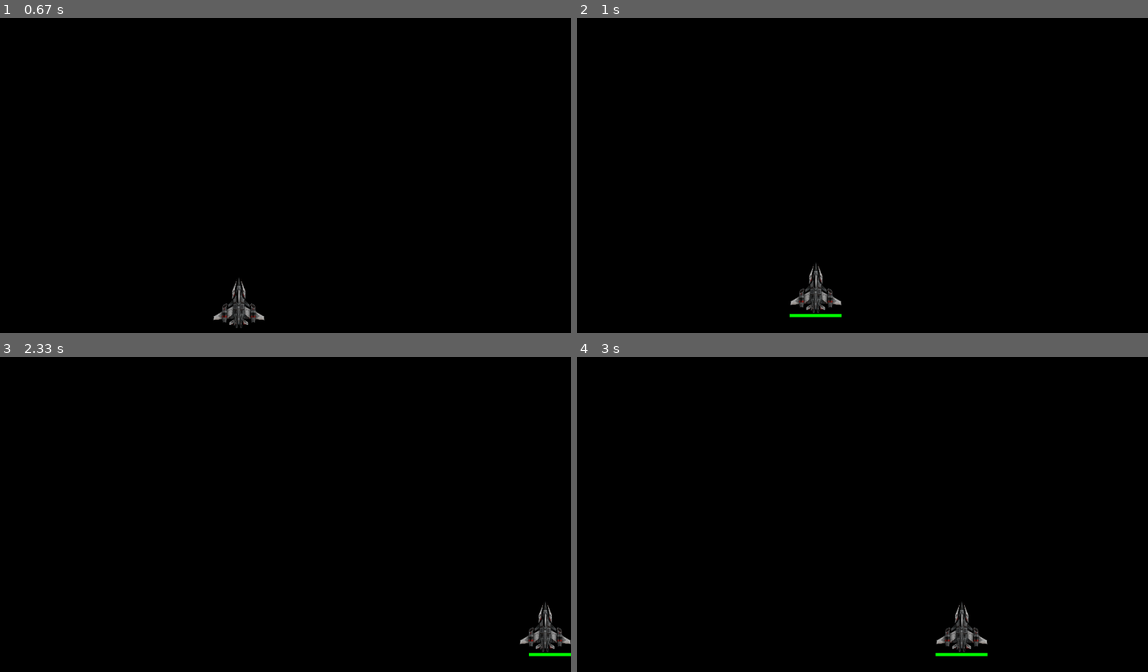
Above: before the commit, frames 1-4 (two rows, left to right).
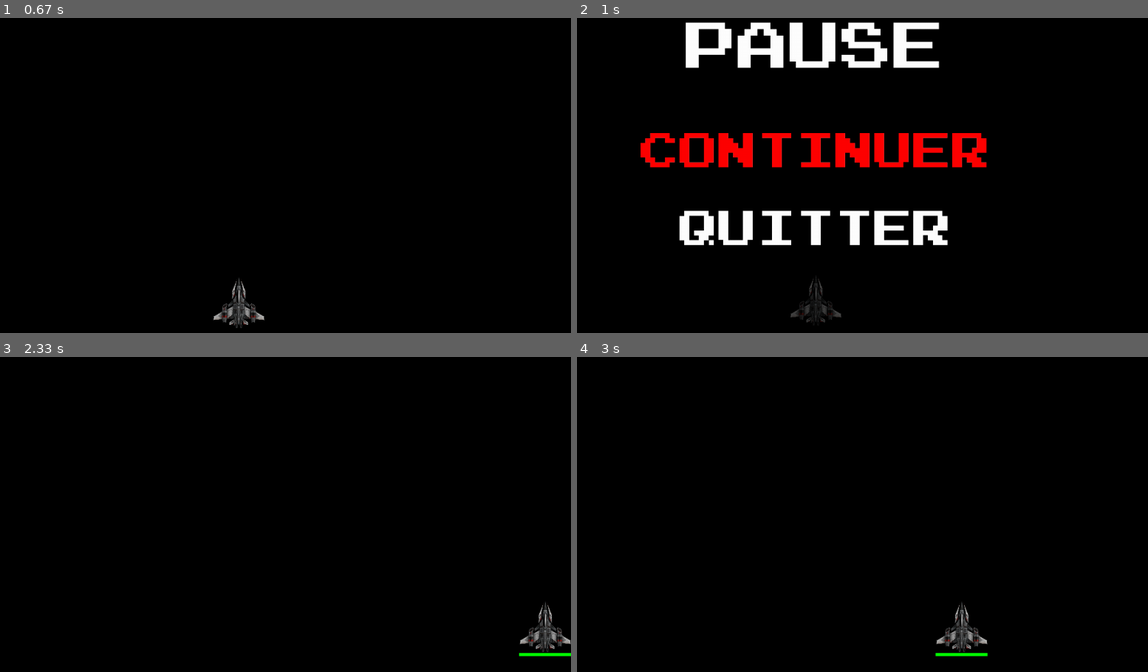
Above: after the commit, the same moments.

Repository: DemoDevv/PPP-pygame
Game: pygame game, started from main.py
Same seed, same stepped clock (60 frames per second), same inputs: the game is played once before the commit and once after it.
Inputs (mouse positions are in pixels of both pictures, inside the frame that each line leads up to):
- Up to frame 1 (0.67 s): click "PLAY" at 0.38 s
- Up to frame 2 (1 s): hold Esc from 0.67 s (still down); move the mouse to (788, 169) at 0.7 s
- Up to frame 3 (2.33 s): release Esc at 1.13 s; click (239, 492) at 1.22 s, where only the run after the commit has a clickable "CONTINUER"; hold Right 1.5-1.97 s; move the mouse to (336, 360) at 1.53 s; hold Right from 2 s (still down)
- Up to frame 4 (3 s): release Right at 2.47 s; hold Left from 2.5 s (still down)

Frame 1 is identical in both runs. In frame 2, 11% of the frame differs, in the area x 11-72%, y 1-97%; in frame 3, less than 0.1%; in frame 4, nothing differs.

Commit message:
V1.3.5 (ajout scene superposé)

Diff:
--- /dev/null
+++ b/Command.py
@@ -0,0 +1,6 @@
+class Command:
+
+    def __init__(self, name, description, function):
+        self.name = name
+        self.description = description
+        self.function = function
--- a/Game.py
+++ b/Game.py
@@ -14,7 +14,8 @@
             'left': pygame.K_LEFT,
             'right': pygame.K_RIGHT,
             'shoot': pygame.K_SPACE,
-            'skip': pygame.K_RETURN
+            'skip': pygame.K_RETURN,
+            'pause': pygame.K_ESCAPE
         }
 
         self.running = False
@@ -43,6 +44,7 @@
     def pop_main_state(self):
         """ retourne au state précédent """
         self.main_state.pop()
+        self.reset()
 
     def get_current_main_state(self):
         """ retourne le state actuel """
@@ -59,6 +61,10 @@
         self.main_player = Vaisseau(self, "assets/vaisseau_test.png", 0.4 * self.SCREEN_WIDTH, (self.SCREEN_WIDTH / 2, self.SCREEN_HEIGHT - 100))
         self.vaisseaux_group.add(self.main_player)
 
+    def reset(self):
+        """ remise à zéro des sprites et des groupes """
+        self.init()
+
     def step(self, dt: float):
         """ mise à jour des sprites """
         dt /= 1000.0
--- a/State.py
+++ b/State.py
@@ -18,19 +18,36 @@
         """ mise à jour des sprites de ce state """
         pass
 
-class GameState(State, ABC):
+class WindowState(State, ABC):
     """ classe abstraite pour les états de la fenêtre principale """
     pass
 
 
 class InGameState(State, ABC):
     """ classe abstraite pour les états in-game """
-    def __init__(self, parent_state) -> None:
+    def __init__(self, parent_state: WindowState) -> None:
         super().__init__()
         self.parent_state = parent_state
-
-
-class MainMenuState(GameState):
+        self.paused = False
+        self.superposed_state = None
+
+    def add_superposed_state(self, superposed_state: "SuperPosedState", game):
+        """ ajoute un state superposé à l'écran de jeu """
+        self.superposed_state = superposed_state
+        superposed_state.init(game)
+
+
+class SuperPosedState(State, ABC):
+    """ classe abstraite pour les états superposés
+        (états qui ne sont pas des états in-game mais qui sont superposés à l'écran de jeu
+        et qui mettent le jeu en pause)
+        il ne peut y avoir qu'un seul état superposé à la fois """
+    def __init__(self, parent_ingame_state: InGameState) -> None:
+        super().__init__()
+        self.parent_ingame_state = parent_ingame_state
+
+
+class MainMenuState(WindowState):
     def init(self, game):
         self.menu_text = get_font(100).render("MAIN MENU", True, (255, 255, 255))
         self.menu_text_rect = self.menu_text.get_rect(center=(game.SCREEN_WIDTH / 2, game.SCREEN_HEIGHT / 2 - 200))
@@ -57,7 +74,7 @@
                     game.add_main_state(InGameMainState())
 
 
-class InGameMainState(GameState):
+class InGameMainState(WindowState):
     def init(self, game):
         self.in_game_state = list() # pareil que pour le main_state, cependant celui-ci est utilisé pour les états lors du InGameState.
         self.add_ingame_state(IntroState(self), game)
@@ -121,15 +138,22 @@
 
     def init(self, game):
         self.animation_state = self.AnimationState.FromBack
-        self.animation_time = 0.0 # ne pas oublier de le reset
-        self.animation_duration = 1000.0
+        self.animation_time = 0.0 # ne pas oublier de le reset lors du passage au state Idle
 
     def step(self, game, dt):
         game.main_player.speed = 0.1 * game.SCREEN_WIDTH
 
-        for event in pygame.event.get():
-            if event.type == pygame.QUIT:
-                game.running = False
+        if self.paused:
+            game.vaisseaux_group.draw(game.screen) # TODO: ajouter une fonction draw au ingamestate super classe
+            self.superposed_state.step(game, dt)
+            return
+
+        for event in pygame.event.get():
+            if event.type == pygame.QUIT:
+                game.running = False
+
+            if event.type == pygame.KEYDOWN and event.key == game.actions['pause']: # si on appuie sur la touche pause, on met le jeu en pause
+                self.add_superposed_state(PauseState(self), game) # on ajoute un état superposé au jeu et on met le jeu en pause via la fonction init
 
             if self.animation_state == self.AnimationState.Idle: # si le joueur est en idle, on peut le déplacer
 
@@ -167,12 +191,59 @@
     def step(self, game, dt):
         pass
 
-class PauseState(InGameState):
-    def init(self, game):
-        pass
-
-    def step(self, game, dt):
-        pass
+class PauseState(SuperPosedState):
+    def init(self, game):
+        self.parent_ingame_state.paused = True
+
+        self.opacity_background = pygame.Surface((game.SCREEN_WIDTH, game.SCREEN_HEIGHT), pygame.SRCALPHA)
+
+        self.menu_text = get_font(100).render("PAUSE", True, (255, 255, 255))
+        self.menu_text_rect = self.menu_text.get_rect(center=(game.SCREEN_WIDTH / 2, game.SCREEN_HEIGHT / 2 - 200))
+
+        self.continue_button = Button(None, (game.SCREEN_WIDTH / 2, game.SCREEN_HEIGHT / 2), "CONTINUER", get_font(75), (255, 255, 255), (255, 0, 0))
+        self.quit_button = Button(None, (game.SCREEN_WIDTH / 2, game.SCREEN_HEIGHT / 2 + 150), "QUITTER", get_font(75), (255, 255, 255), (255, 0, 0))
+
+        self.buttons = [self.continue_button, self.quit_button]
+
+    def step(self, game, dt):
+        menu_mouse_position = pygame.mouse.get_pos()
+
+        self.opacity_background.fill((0, 0, 0, 155))
+        game.screen.blit(self.opacity_background, (0, 0))
+
+        game.screen.blit(self.menu_text, self.menu_text_rect)
+
+        for button in self.buttons:
+            button.change_color(menu_mouse_position)
+            button.update(game.screen)
+
+        for event in pygame.event.get():
+            if event.type == pygame.QUIT:
+                game.running = False
+
+            if event.type == pygame.KEYDOWN and event.key == game.actions['pause']: # si on appuie sur la touche pause, on met le jeu en play
+                self.parent_ingame_state.paused = False
+                self.parent_ingame_state.superposed_state = None
+                game.main_player.dx = 0.0
+
+            if event.type == pygame.MOUSEBUTTONDOWN:
+                if self.continue_button.check_for_input(menu_mouse_position):
+                    self.parent_ingame_state.paused = False
+                    self.parent_ingame_state.superposed_state = None
+                    game.main_player.dx = 0.0
+
+                elif self.quit_button.check_for_input(menu_mouse_position):
+                    game.pop_main_state()
+
+
+class ChatState(SuperPosedState):
+
+    def init(self, game):
+        pass
+
+    def step(self, game, dt):
+        pass
+
 
 class GameLevel(Enum):
     """ Enumération des niveaux de jeu """
--- a/Vaisseau.py
+++ b/Vaisseau.py
@@ -64,9 +64,6 @@
 
         self.pos.x += self.velocity.x
 
-        self.rect_life.center = (self.pos.x, self.pos.y + 55)
-        self.surface_life.fill((0, 255, 0), (0, 0, self.life, self.life_bar_height))
-
         if self.pos.x - self.rect_width / 2 <= 0:
             self.pos.x = self.rect_width / 2
             self.velocity.x = 0.0
@@ -75,6 +72,9 @@
             self.pos.x = self.game.SCREEN_WIDTH - self.rect_width / 2
             self.velocity.y = 0.0
 
+        self.rect_life.center = (self.pos.x, self.pos.y + 55)
+        self.surface_life.fill((0, 255, 0), (0, 0, self.life, self.life_bar_height))
+
         self.rect.center = (self.pos.x, self.pos.y)
         self.game.screen.blit(self.surface_life, self.rect_life)
 
Not shown, changed: README.md
